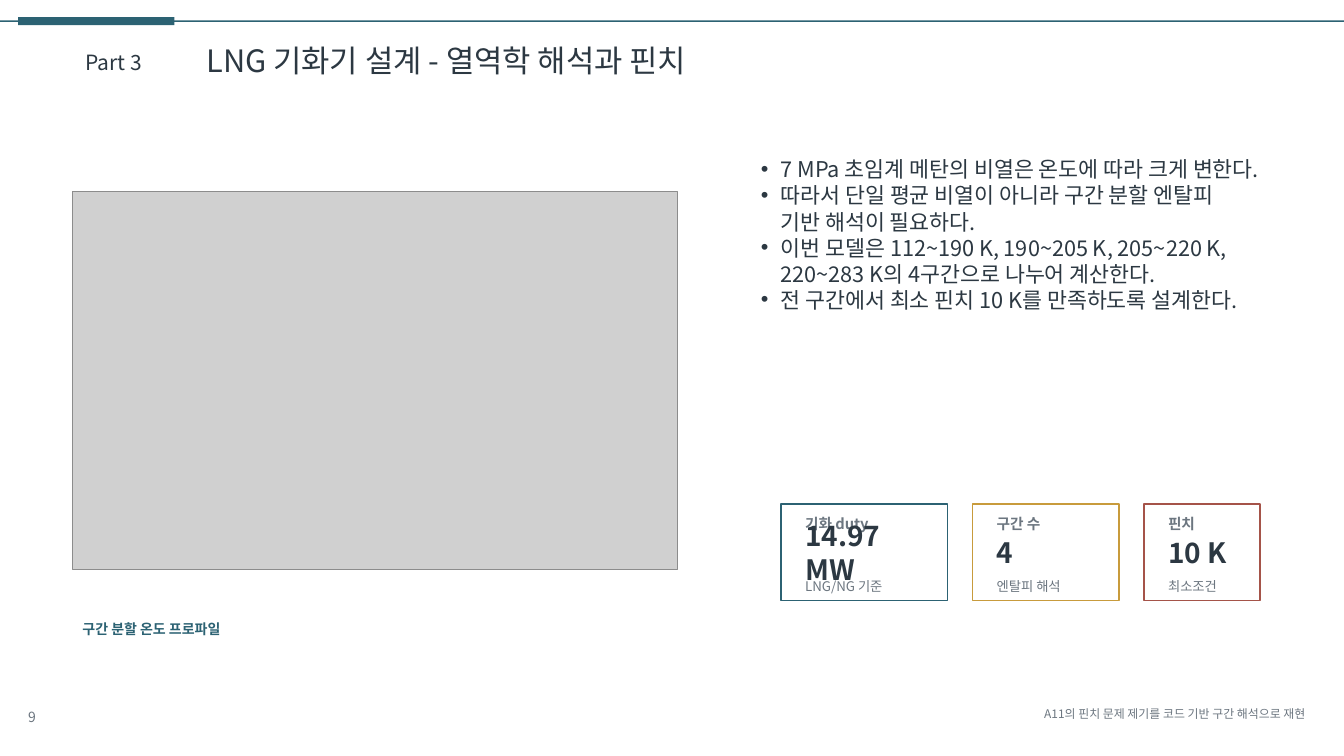
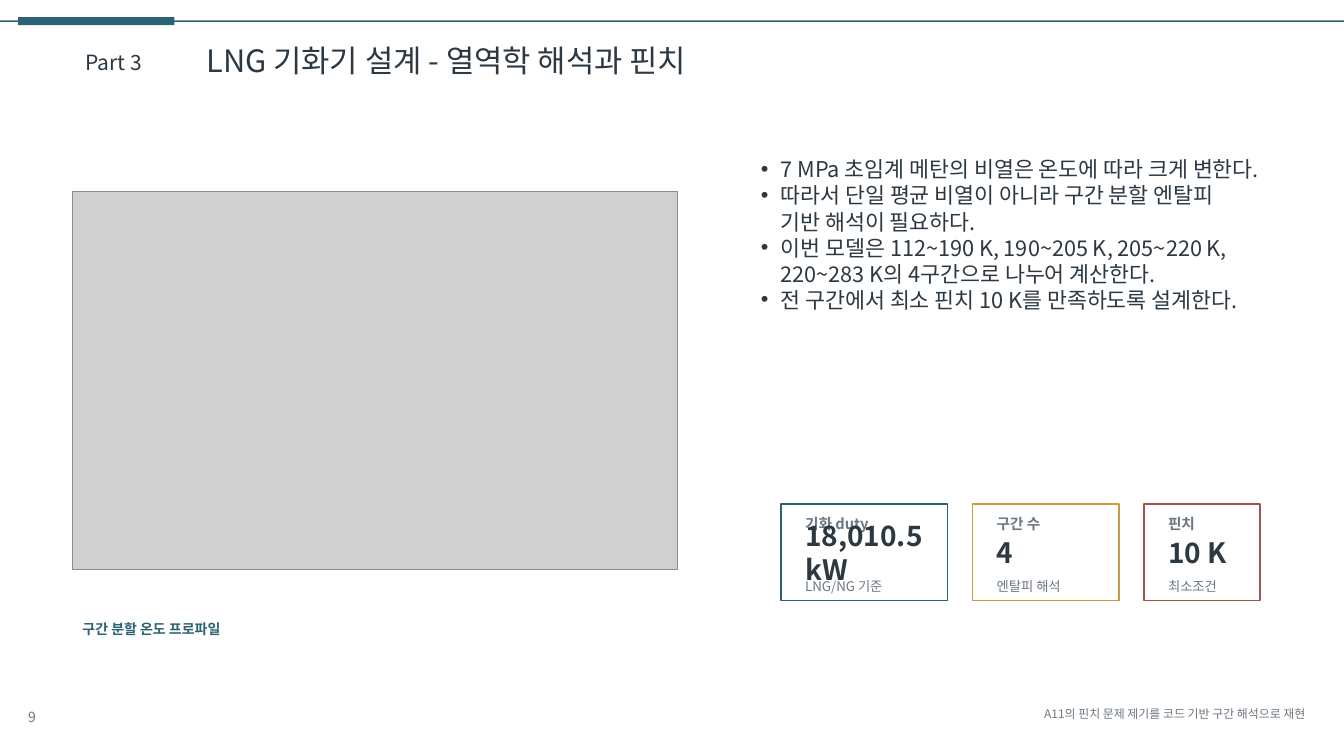
Before and after one commit to CuriousN006/lng-idc-design-study, a slide deck: slide 9 of deliverables/presentation_draft.pptx. Drawn at 1344x756 pixels with LibreOffice and Linux fonts; fonts in the diff are those of the drawing; grey boxes stand for pictures. Boxes give left, top, right and bottom in pixels: in the first picture for what was removed or moved away, otherwise in the second. Text is boxed around its words. In the diff, an @@ line names an element or a change of style, - is before the commit and + after.

```diff
--- a/deliverables/presentation_draft.pptx
+++ b/deliverables/presentation_draft.pptx
@@ text at [805, 518, 922, 588]: text changed @@
-14.97 MW
+18,010.5 kW
```
Also in this commit, not shown: 9 other slides changed, 16 other files.
